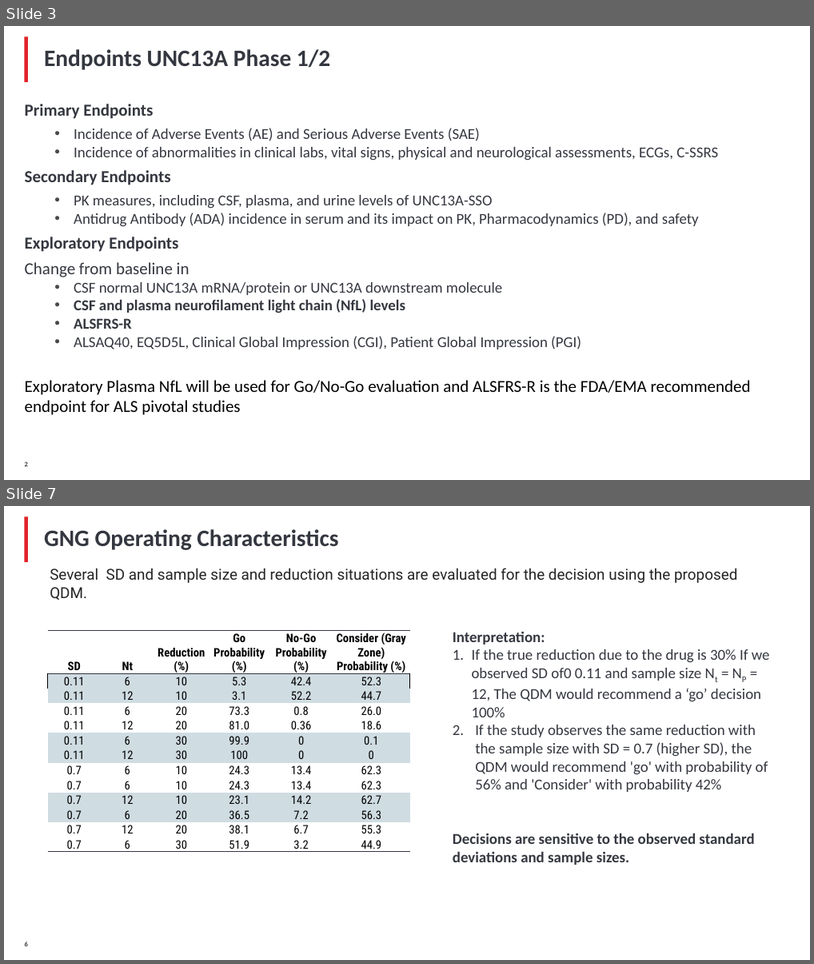
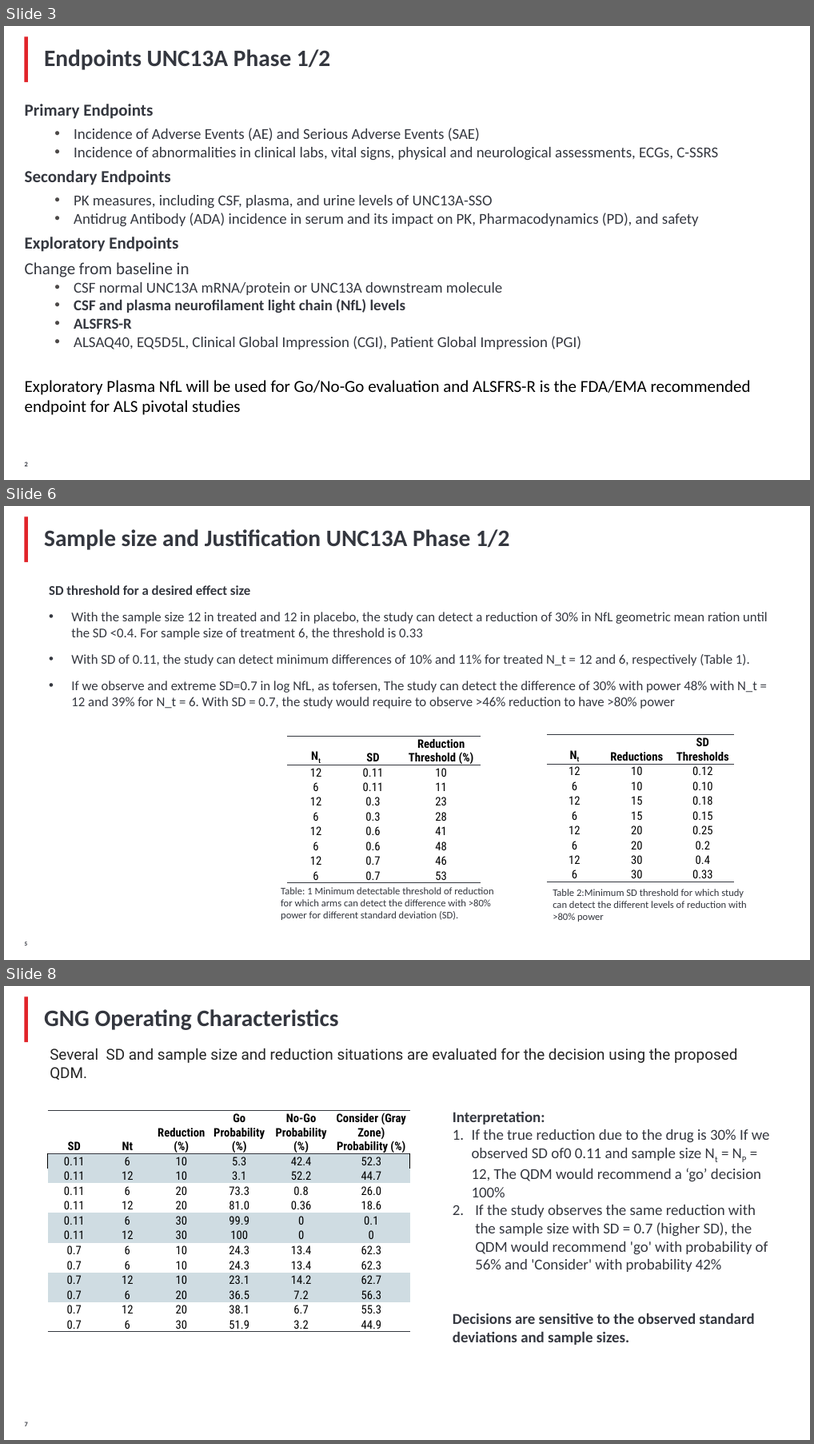
Before and after one commit to YushufSharker/ALS, a slide deck: OutputDocuments/ALS_Slide_deck_STAT.pptx. Shown one above the other, each under a label of ours: slides 3 and 7 before the commit, slides 3, 6 and 8 after it; the slides between them are not shown. The pictures are 814x964 and 814x1444 pixels, drawn with LibreOffice and Linux fonts; fonts in the diff are those of the drawing; background and template pictures are left out. Boxes give left, top, right and bottom in pixels: in the first picture for what was removed or moved away, otherwise in the second. Text is boxed around its words. In the diff, an @@ line names an element or a change of style, - is before the commit and + after.

```diff
--- a/OutputDocuments/ALS_Slide_deck_STAT.pptx
+++ b/OutputDocuments/ALS_Slide_deck_STAT.pptx
@@ slide 6 added at (4,506,810,960), background #FFFFFF; not listed: 1 template element that a slide beside it also shows @@
@@ title added at (44,529,510,550), 28 pt, text #34373F, bold @@
+Sample size and Justification UNC13A Phase 1/2
@@ text added at (49,585,768,708), 16 pt, text #34373F @@
+SD threshold for a desired effect size
+• With the sample size 12 in treated and 12 in placebo, the study can detect a reduction of 30% in NfL geometric mean ration until the SD <0.4. For sample size of treatment 6, the threshold is 0.33
+• With SD of 0.11, the study can detect minimum differences of 10% and 11% for treated N_t = 12 and 6, respectively (Table 1).
+• If we observe and extreme SD=0.7 in log NfL, as tofersen, The study can detect the difference of 30% with power 48% with N_t = 12 and 39% for N_t = 6. With SD = 0.7, the study would require to observe >46% reduction to have >80% power
@@ table added at (288,736,481,886), 9 rows, 3 columns @@
+Nt | SD | Reduction / Threshold (%)
+12 | 0.11 | 10
+6 | 0.11 | 11
+12 | 0.3 | 23
+6 | 0.3 | 28
+12 | 0.6 | 41
+6 | 0.6 | 48
+12 | 0.7 | 46
+6 | 0.7 | 53
@@ table added at (547,735,735,885), 9 rows, 3 columns @@
+Nt | Reductions | SD / Thresholds
+12 | 10 | 0.12
+6 | 10 | 0.10
+12 | 15 | 0.18
+6 | 15 | 0.15
+12 | 20 | 0.25
+6 | 20 | 0.2
+12 | 30 | 0.4
+6 | 30 | 0.33
@@ text added at (281,887,494,920), 12 pt, text #34373F @@
+Table: 1 Minimum detectable threshold of reduction for which arms can detect the difference with >80% power for different standard deviation (SD).
@@ text added at (553,888,747,921), 12 pt, text #34373F @@
+Table 2:Minimum SD threshold for which study can detect the different levels of reduction with >80% power
@@ page number added at (25,941,28,945), 7 pt, text #34373F, bold @@
+5
@@ what was slide 7 is now slide 8 @@
```
Also in this commit, not shown: 5 slides changed, 1 other slide added, 4 other files.
